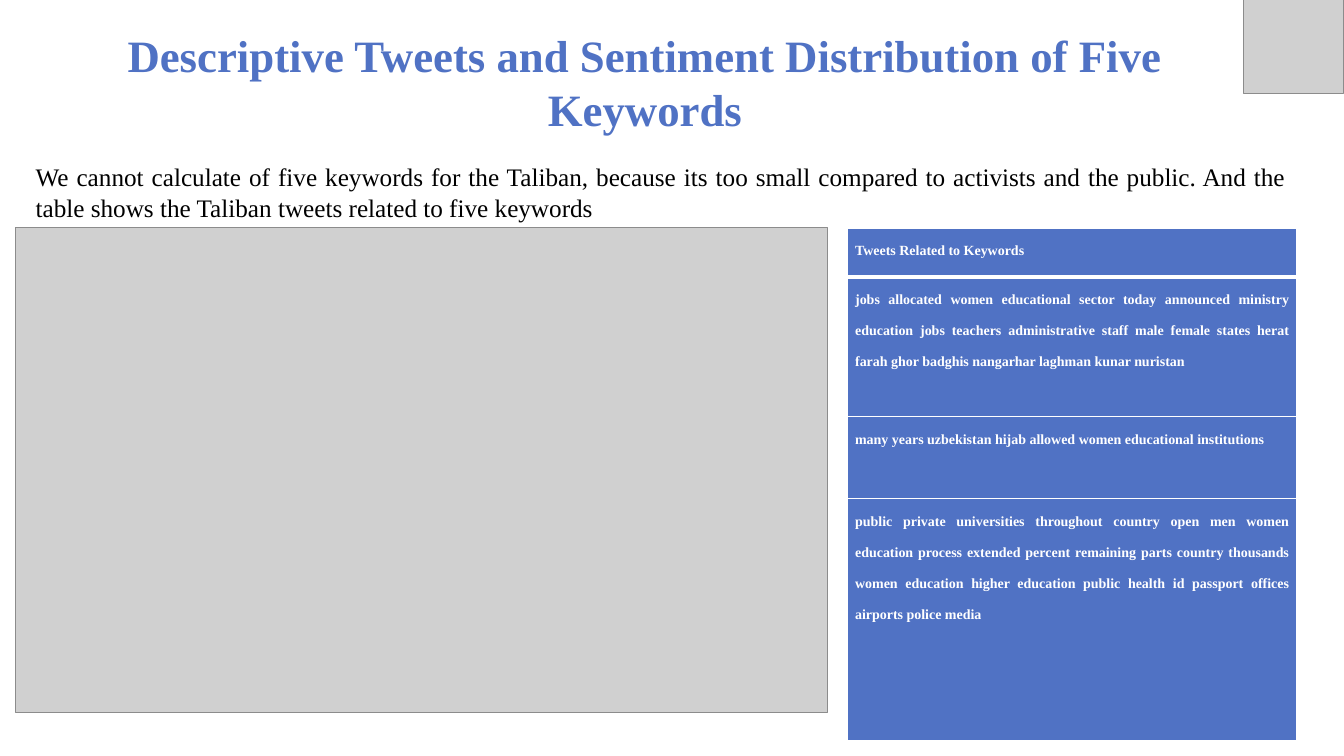
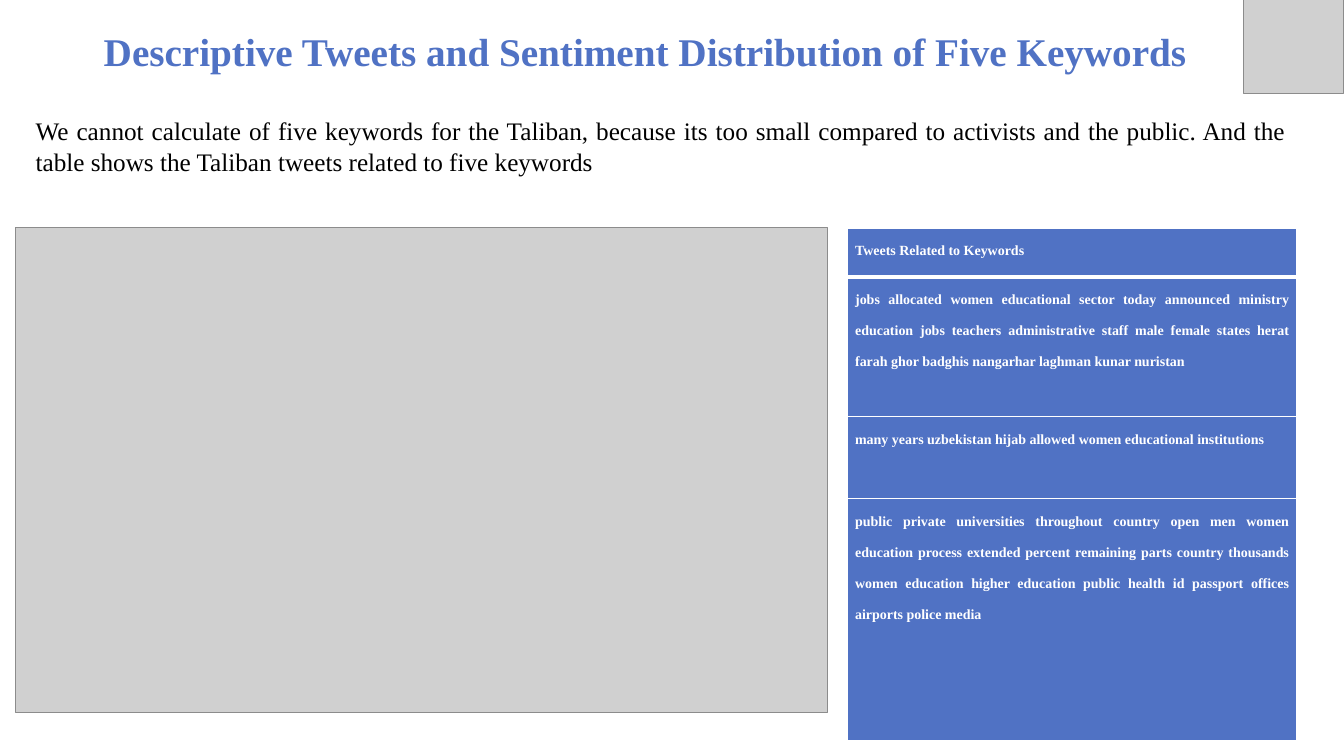
Before and after one commit to Saboor-Hamedi/Master-Thesis, a slide deck: slide 22 of thesis presentation/Thesis Presetation.pptx (slide 25 before the commit). Drawn at 1344x756 pixels with LibreOffice and Linux fonts; fonts in the diff are those of the drawing; grey boxes stand for pictures; background and template pictures are left out. Boxes give left, top, right and bottom in pixels: in the first picture for what was removed or moved away, otherwise in the second. Text is boxed around its words. In the diff, an @@ line names an element or a change of style, - is before the commit and + after.

```diff
--- a/thesis presentation/Thesis Presetation.pptx
+++ b/thesis presentation/Thesis Presetation.pptx
@@ text "Descriptive Tweets and Sentiment Distribution ..." at bbox=[104, 38, 1187, 74]: size 32 to 28 pt @@
@@ text "We cannot calculate of five ...": place and size @@
-text "We cannot calculate of five ..." at bbox=[36, 168, 1285, 223]
+text "We cannot calculate of five ..." at bbox=[36, 122, 1285, 177]
```
Also in this commit, not shown: 15 other slides changed, 2 slides added, 4 slides removed.
